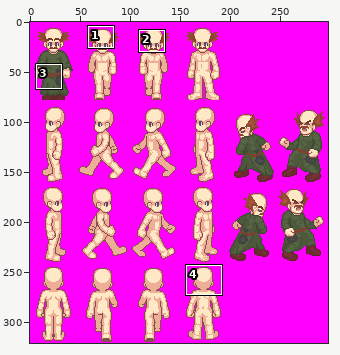
Two states of a sprite sheet, theScientist/TileGame/TileGameContent/Sprite/Bjorn_Try_Ranged.png. The picture above shows the old version from afar; the outline marks the close-up.
Close-up. The starting point:
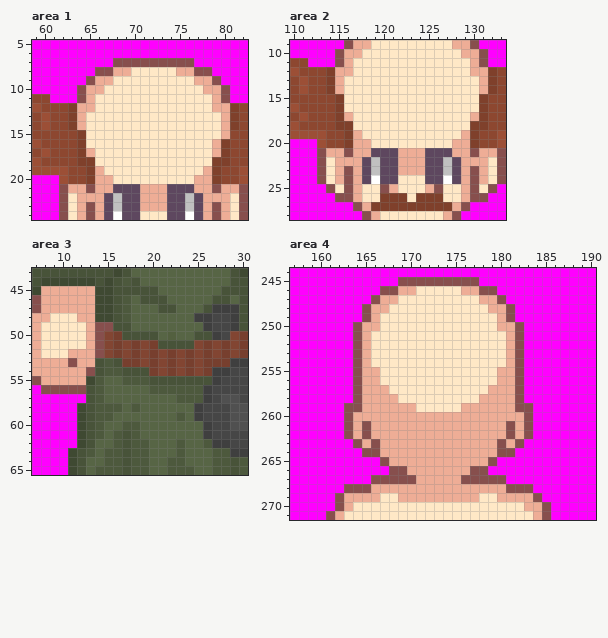
The file is 298x321 pixels. Colours within 5 levels of each other are drawn and written as one. Shown: area 1: x 59..82, y 5..24; area 2: x 110..133, y 9..28; area 3: x 7..30, y 43..65; area 4: x 157..190, y 244..271. The commit also changed other parts of the picture, which this record leaves out.
After:
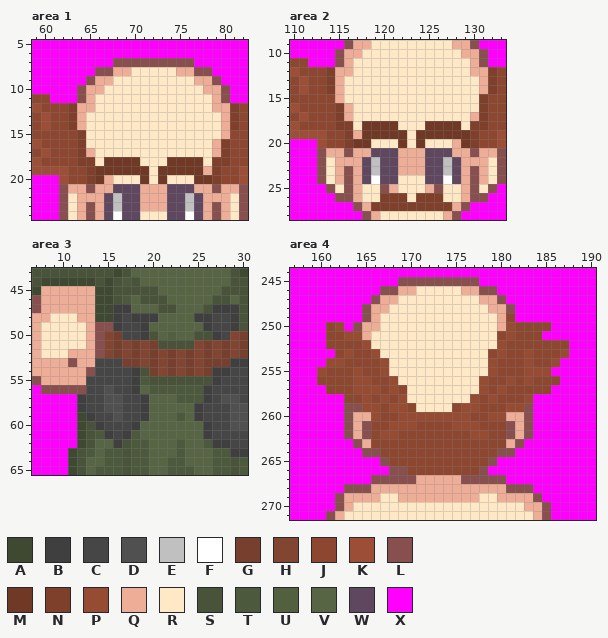
Palette (. is transparent): A #3f4932  B #3f3f3f  C #464646  D #505050  E #c0c0c0  F #ffffff  G #773f2e  H #824532  J #8d4730  K #9c4f36  L #874f4d  M #703926  N #7f402b  P #954c33  Q #eead96  R #ffe8c6  S #485339  T #4d593d  U #53603f  V #576545  W #5e475f  X #ff00ff
The edit:
--- area 1
@@ x 59..82 @@
 17 JKJJJNQRRRRRRRRRRRRRQNJJ
-18 KJJJJNNRRRRRRRRRRRRRNNJJ
-19 KKKKJJNQRRRRRRRRRRRQNJJK
-20 XXXKJJNQQRRRRRRRRRQQNJJK
+18 KJJJJNNRMMMMRRRMMMMRNNJJ
+19 KKKKJJNMMMMMMRMMMMMQNJJK
+20 XXXKJJNMQRRRMRMRRRMMNJJK
 21 XXXLQQLQQWWWQQQWWWQQLQQL
--- area 2
@@ x 110..133 @@
 14 JKJJNQRRRRRRRRRRRRRRRQNJ
-15 JJJJJNRRRRRRRRRRRRRRRNJJ
-16 KJJJJNRRRRRRRRRRRRRRRNJJ
+15 JJJJJQRRRRRRRRRRRRRRRNJJ
+16 KJJJJNQRRRRRRRRRRRRRRNJJ
 17 JKJJJNQRRRRRRRRRRRRRQNJJ
-18 KJJJJNNRRRRRRRRRRRRRNNJJ
-19 KKKKJJNQRRRRRRRRRRRQNJJK
-20 XXXKJJNQQRRRRRRRRRQQNJJK
+18 KJJJJNNRMMMMRRRMMMMRNNJJ
+19 KKKKJJNQMMMMMRMMMMMMNJJK
+20 XXXKJJNMMRRRMRMRRRQMNJJK
 21 XXXLQQLQQWWWQQQWWWQQLQQL
--- area 3
@@ x 10..22 @@
 46 QQQQAASTVSSSV
-47 QQQQAASTVVVSS
-48 RRQQAASTVVVVV
-49 RRRQLLSSVVVVV
-50 RRRQLHGSSSSVU
+47 QQQQAABBVVVSS
+48 RRQQAABCBBBVV
+49 RRRQLLBCCBVVV
+50 RRRQLHGCCBSVU
 51 RRRQLHGHGHGSS
 52 RQQQLHGHGHGHG
-53 QLQQSTSGGHGHG
-54 QQQLSTTSSSGHG
-55 QQQATVVTTTSSS
-56 LLLSTVVVVVTTT
-57 XXXSTVVVVVVVV
-58 XXASTTTVTVVVV
-59 XXASTTVVVVVVV
-60 XXASTVVTTVVVV
-61 XXASTVTSTVVVV
-62 XXASVVTSTTVVV
+53 QLQQCCCGGHGHG
+54 QQQLCCCCBSGHG
+55 QQQCCCCCBTSSS
+56 LLLCCDCCBVTTT
+57 XXBCCDDCCBVVV
+58 XXBCCDDCCBVVV
+59 XXABCCDCCBVVV
+60 XXASBCCCBVVVV
+61 XXASTBCBTVVVV
+62 XXASVVBSTTVVV
 63 XASTVTTSTTVVV
--- area 4
@@ x 157..190 @@
 248 XXXXXXXXLQQRRRRRRRRRRRQQLXXXXXXXXX
-249 XXXXXXXXLQRRRRRRRRRRRRRQLXXXXXXXXX
-250 XXXXXXXLQQRRRRRRRRRRRRRQQLXXXXXXXX
-251 XXXXXXXLQRRRRRRRRRRRRRRRQLXXXXXXXX
-252 XXXXXXXLQRRRRRRRRRRRRRRRQLXXXXXXXX
-253 XXXXXXXLQRRRRRRRRRRRRRRRQLXXXXXXXX
-254 XXXXXXXLQRRRRRRRRRRRRRRRQLXXXXXXXX
-255 XXXXXXXLQQRRRRRRRRRRRRRQQLXXXXXXXX
-256 XXXXXXXLQQRRRRRRRRRRRRRQQLXXXXXXXX
-257 XXXXXXXLQQQRRRRRRRRRRRQQQLXXXXXXXX
-258 XXXXXXXLQQQQRRRRRRRRRQQQQLXXXXXXXX
-259 XXXXXXLLQQQQQQRRRRRQQQQQQLLXXXXXXX
-260 XXXXXXLQQQQQQQQQQQQQQQQQQQLXXXXXXX
-261 XXXXXXLQLQQQQQQQQQQQQQQQLQLXXXXXXX
-262 XXXXXXLQLQQQQQQQQQQQQQQQLQLXXXXXXX
-263 XXXXXXXLQLQQQQQQQQQQQQQLQLXXXXXXXX
-264 XXXXXXXXLLQQQQQQQQQQQQQLLXXXXXXXXX
-265 XXXXXXXXXXLQQQQQQQQQQQLXXXXXXXXXXX
-266 XXXXXXXXXXXLLQQQQQQQLLXXXXXXXXXXXX
+249 XXXXXXXXLQRRRRRRRRRRRRRQJXXXXXXXXX
+250 XXXXJPXLQQRRRRRRRRRRRRRQPJJJJXXXXX
+251 XXXXJJPPQRRRRRRRRRRRRRRJPJJJXXXXXX
+252 XXXXJJJJPRRRRRRRRRRRRRRPJJJJJJJXXX
+253 XXXXXJPJJPRRRRRRRRRRRRJPJJPJJJPXXX
+254 XXXXPPJJJJPRRRRRRRRRRRPJJJPJJPXXXX
+255 XXXPJJJPJJPRRRRRRRRRRRPJJJPPPXXXXX
+256 XXXJJJJPPJJPRRRRRRRRRPJJPJPJJJXXXX
+257 XXXXJJJPPPJPJRRRRRRRRPJPJJJJJXXXXX
+258 XXXXXXJJPJPJPRRRRRRRPJPJJJPXXXXXXX
+259 XXXXXXLLPPJPPJRRRRJPPJJJPPLXXXXXXX
+260 XXXXXXLQQPJJPPPPPPPPJJPPQQLXXXXXXX
+261 XXXXXXLQLJJPPPJJJJPPPJJJLQLXXXXXXX
+262 XXXXXXLQLJPPJJJJJJJJPPJJLQLXXXXXXX
+263 XXXXXXXLQJJJJJJJJJJJJJJJQLXXXXXXXX
+264 XXXXXXXXLLJJJJJJJJJJJJJLLXXXXXXXXX
+265 XXXXXXXXXXLJJJJJJJJJJJLXXXXXXXXXXX
+266 XXXXXXXXXXXLLJJJJJJJJLXXXXXXXXXXXX
 267 XXXXXXXXXLLLLLQQQQQLLLLLXXXXXXXXXX
